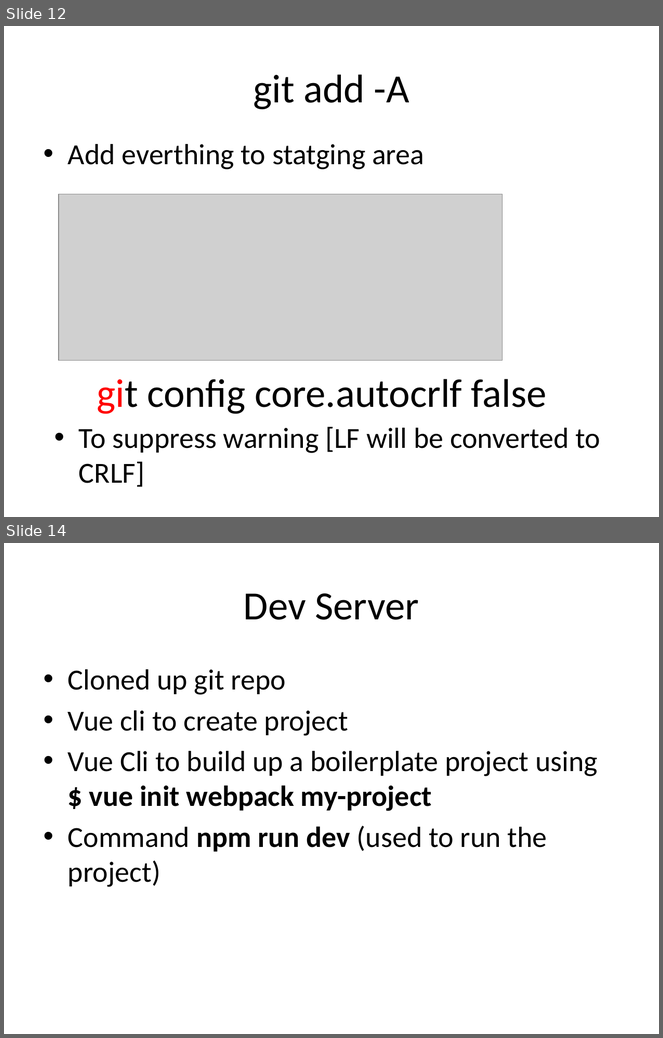
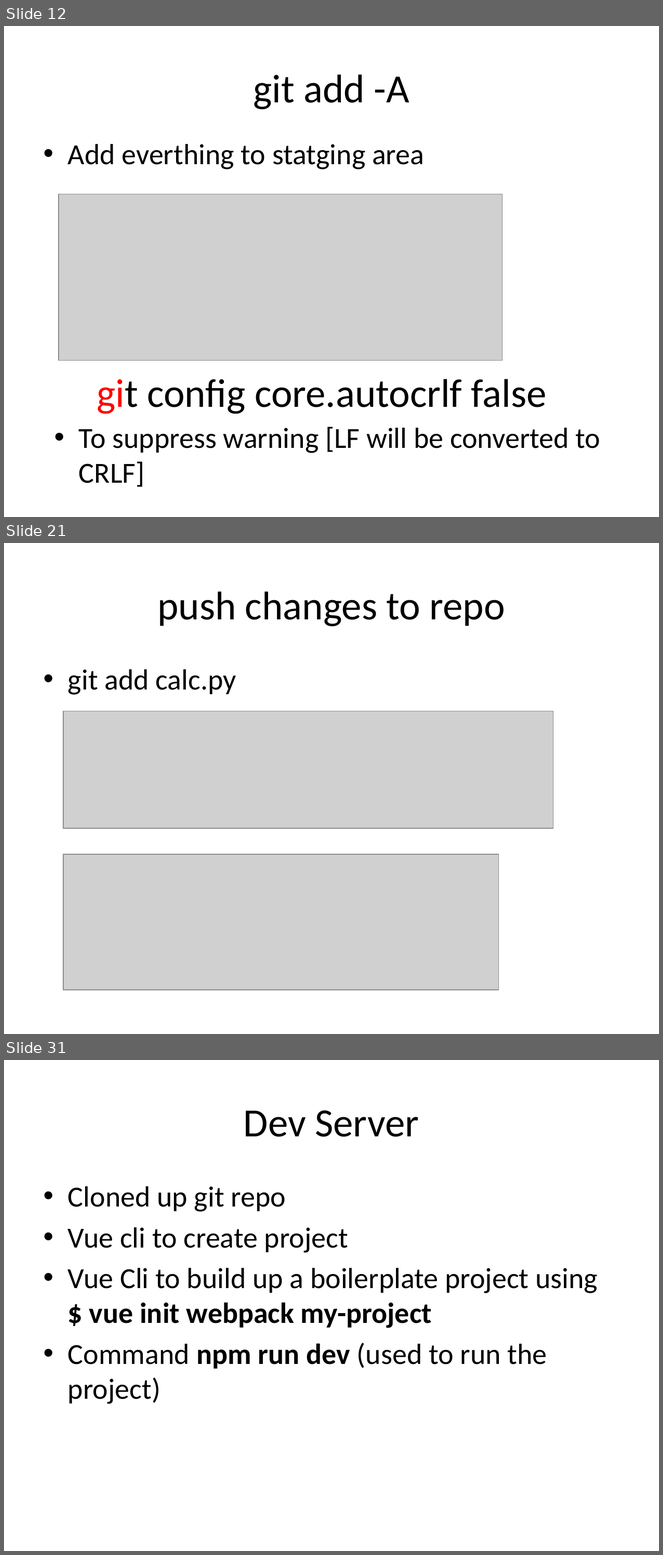
Before and after one commit to sam0505/tab-tacker, a slide deck: VueProj_Git.pptx. Shown one above the other, each under a label of ours: slides 12 and 14 before the commit, slides 12, 21 and 31 after it; the slides between them are not shown. The pictures are 663x1038 and 663x1555 pixels, drawn with LibreOffice and Linux fonts; fonts in the diff are those of the drawing; grey boxes stand for pictures. Boxes give left, top, right and bottom in pixels: in the first picture for what was removed or moved away, otherwise in the second. Text is boxed around its words. In the diff, an @@ line names an element or a change of style, - is before the commit and + after.

```diff
--- a/VueProj_Git.pptx
+++ b/VueProj_Git.pptx
@@ slide 21 added at (4,543,659,1034), background #FFFFFF @@
@@ title added at (157,591,505,627), 44 pt, text #000000 @@
+push changes to repo
@@ text added at (68,669,236,695), 32 pt, text #000000 @@
+• git add calc.py
@@ picture added at (64,711,554,828) @@
@@ picture added at (64,854,500,990) @@
@@ what was slide 14 is now slide 31 @@
```
Also in this commit, not shown: 1 slide changed, 16 other slides added.
